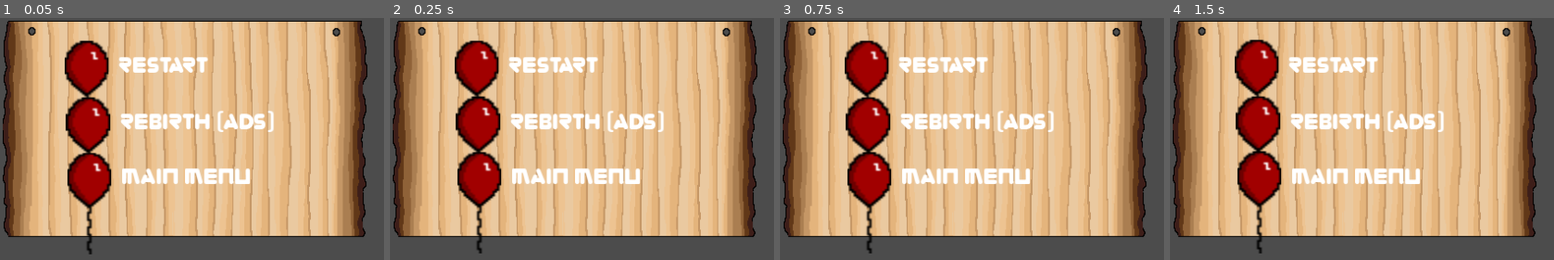
Above: before the commit, frames 1-4 (left to right).
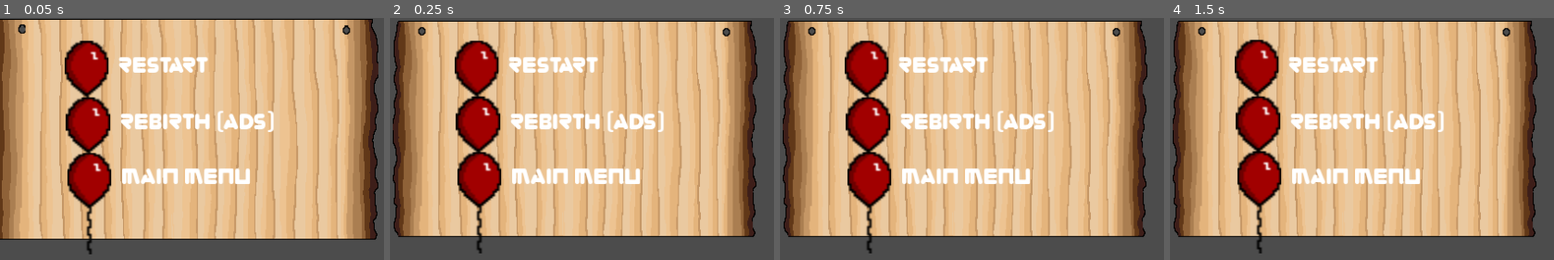
Above: after the commit, the same moments.

Repository: AldieNightStar/balloon_cat
Game: Godot game, scene res://Objects/SubMenus/GameMenu.tscn
Same seed, same stepped clock (60 frames per second), same inputs: the game is played once before the commit and once after it. This scene is started directly instead of the project's main scene.
Inputs (mouse positions are in pixels of both pictures, inside the frame that each line leads up to):
- Up to frame 1 (0.05 s): no input
- Up to frame 2 (0.25 s): no input
- Up to frame 3 (0.75 s): tap Enter (ui_accept) at 0.5 s; move the mouse to (outside the picture) at 0.52 s; click (outside the picture) at 0.67 s
- Up to frame 4 (1.5 s): tap Enter (ui_accept) at 0.77 s; move the mouse to (1392, 206) at 1.27 s; click (1392, 206) at 1.42 s

The runs differ from the first frame. In frame 1, 38% of the frame differs, in the area x 0-99%, y 0-92%; in frame 2, nothing differs; in frame 3, nothing differs; in frame 4, nothing differs.

Commit message:
GameMenu animation fix

Diff:
--- a/Objects/SubMenus/GameMenu.tscn
+++ b/Objects/SubMenus/GameMenu.tscn
@@ -63,6 +63,31 @@
 
 [sub_resource type="Animation" id=2]
 length = 0.3
+step = 0.05
+tracks/0/type = "value"
+tracks/0/path = NodePath("DeathMenuBg:position")
+tracks/0/interp = 1
+tracks/0/loop_wrap = true
+tracks/0/imported = false
+tracks/0/enabled = true
+tracks/0/keys = {
+"times": PoolRealArray( 0, 0.05, 0.2 ),
+"transitions": PoolRealArray( 1, 1, 1 ),
+"update": 0,
+"values": [ Vector2( 202.124, 121.218 ), Vector2( 202.624, 121.718 ), Vector2( 202.624, 121.718 ) ]
+}
+tracks/1/type = "value"
+tracks/1/path = NodePath("DeathMenuBg:scale")
+tracks/1/interp = 1
+tracks/1/loop_wrap = true
+tracks/1/imported = false
+tracks/1/enabled = true
+tracks/1/keys = {
+"times": PoolRealArray( 0, 0.05, 0.2 ),
+"transitions": PoolRealArray( 1, 1, 1 ),
+"update": 0,
+"values": [ Vector2( 0.737779, 1.00084 ), Vector2( 0.9, 1.1 ), Vector2( 0.845601, 1.07811 ) ]
+}
 
 [node name="GameMenu" type="Node2D"]
 script = SubResource( 1 )
@@ -71,9 +96,6 @@
 position = Vector2( 202.624, 121.718 )
 scale = Vector2( 0.845601, 1.07811 )
 texture = ExtResource( 1 )
-__meta__ = {
-"_edit_lock_": true
-}
 
 [node name="Close" parent="." instance=ExtResource( 3 )]
 position = Vector2( 282.761, 11.1797 )
